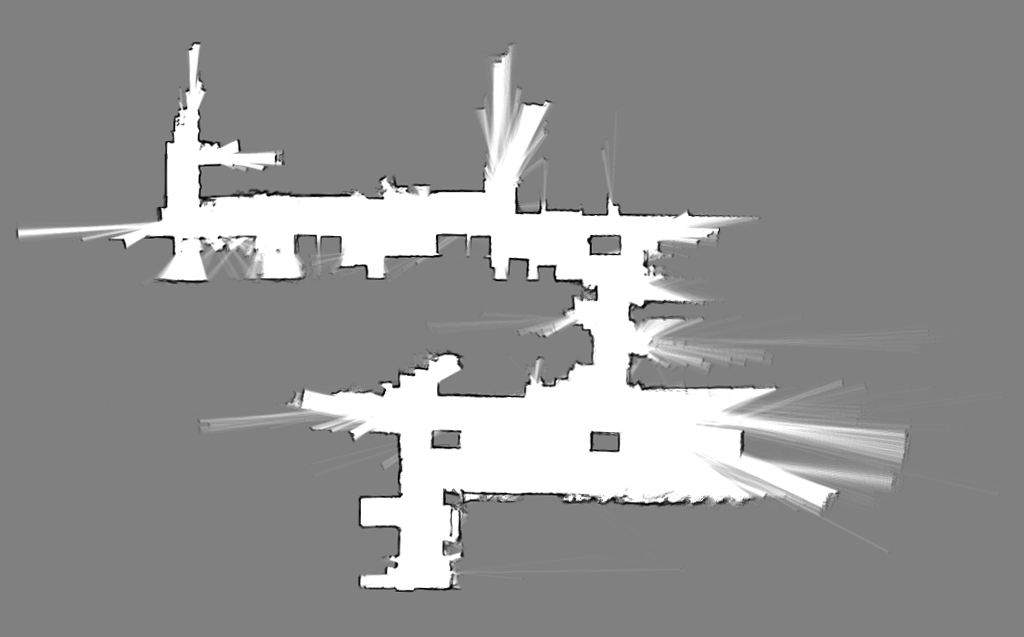
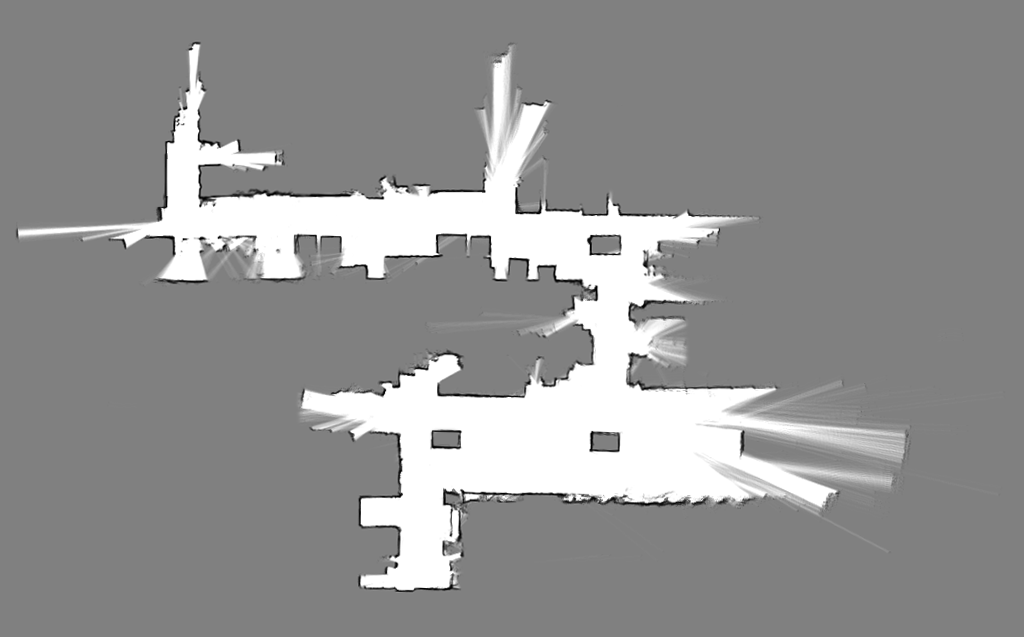
Layers edited between the first and the second 1024 x 637 image:
painted on "背景" over (x1=197, y1=107, x2=938, y2=591)
